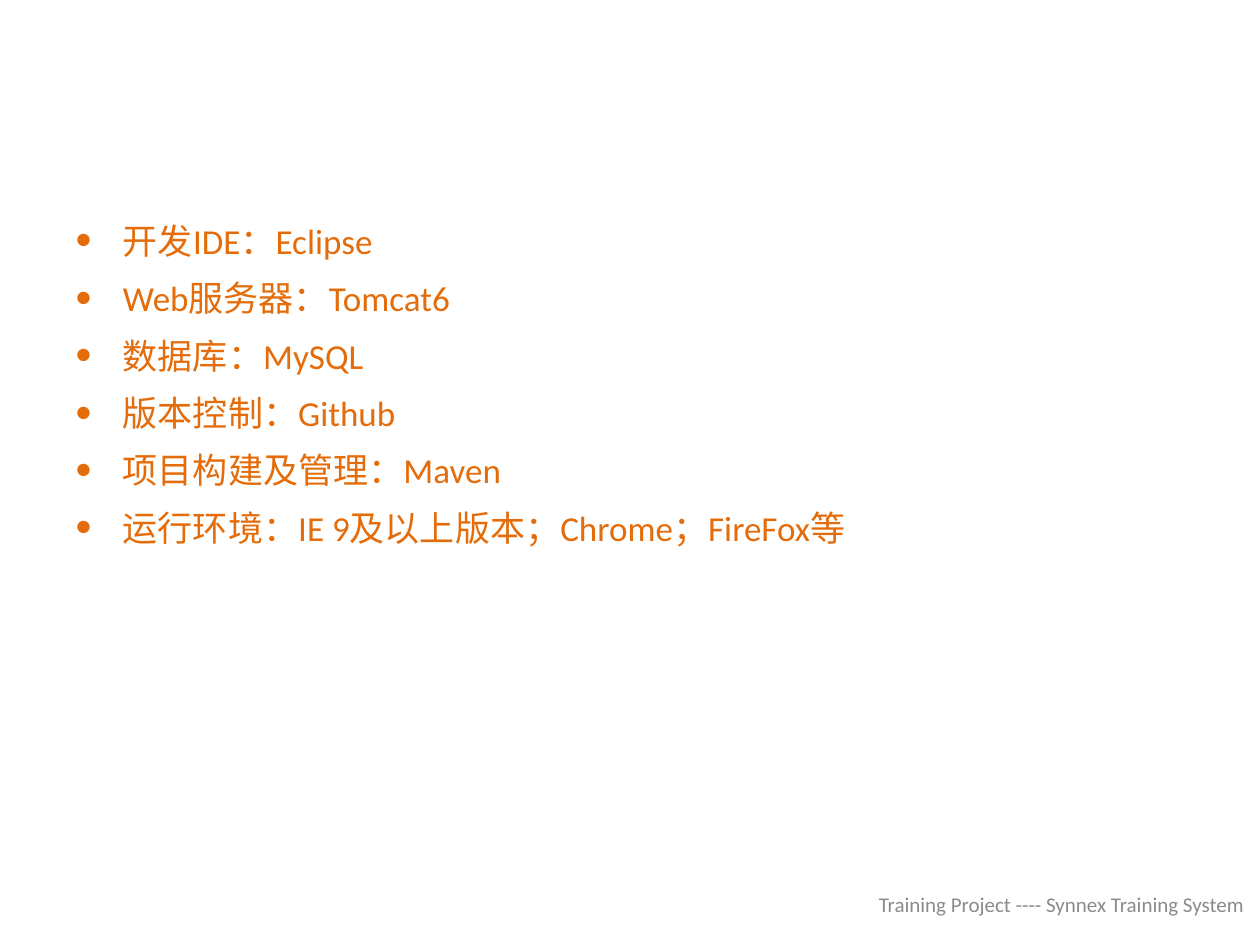
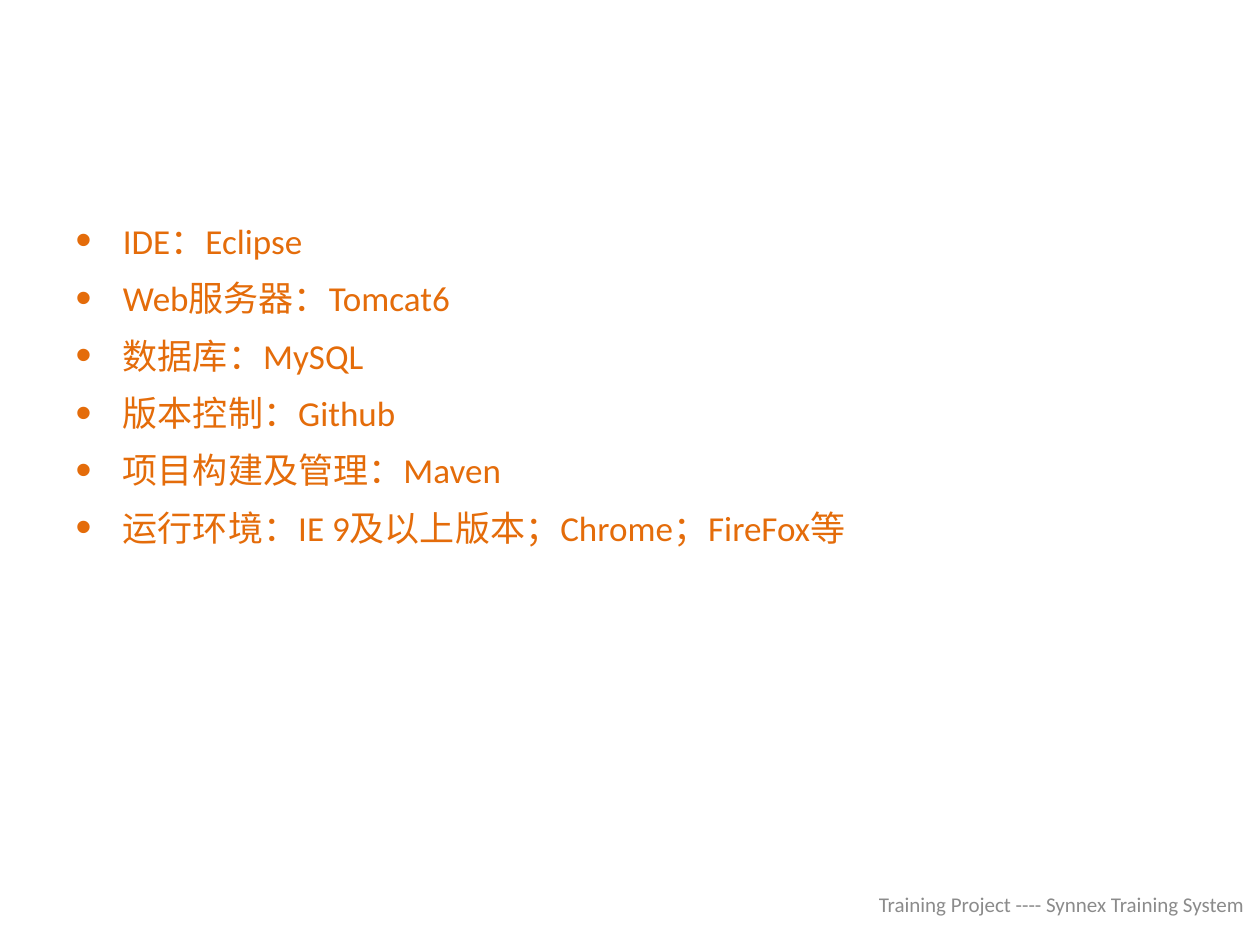
Before and after one commit to zhangruhong/trainingsystem, a slide deck: slide 11 of info/总结.pptx. Drawn at 1260x945 pixels with LibreOffice and Linux fonts; fonts in the diff are those of the drawing; background and template pictures are left out. Boxes give left, top, right and bottom in pixels: in the first picture for what was removed or moved away, otherwise in the second. Text is boxed around its words. In the diff, an @@ line names an element or a change of style, - is before the commit and + after.

Commit message:
modify the ppt

```diff
--- a/info/总结.pptx
+++ b/info/总结.pptx
@@ text at [123, 229, 303, 260]: text changed @@
-• 开发IDE：Eclipse
+• IDE：Eclipse
```
Also in this commit, not shown: 6 other slides changed, 9 slides added, 8 slides removed.
